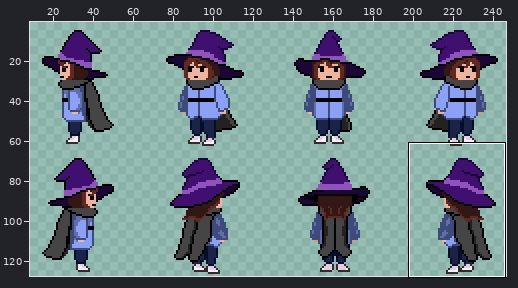
Sprite sheet: Mechanical Magic/Assets/Sprites/alexisSheet.png. Above: a wide view before the commit, with the close-up outlined.
Close-up. As it was:
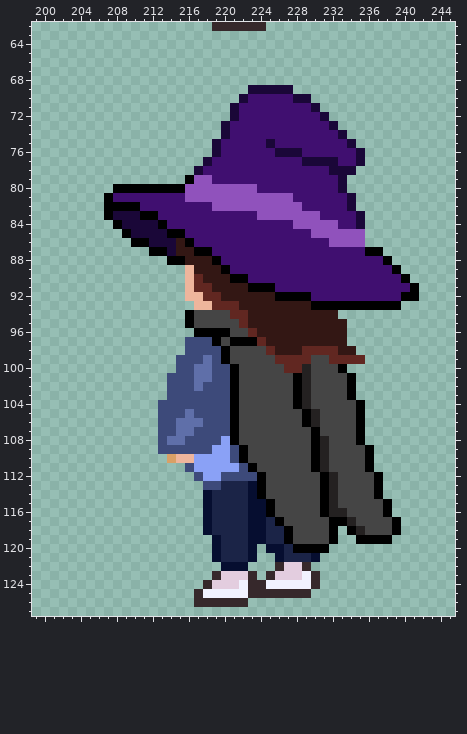
The file is 256x128 pixels. Shown: x 199..245, y 62..127. The wide view leaves out empty margins. The commit also changed other parts of the picture, which this record leaves out.
After the commit:
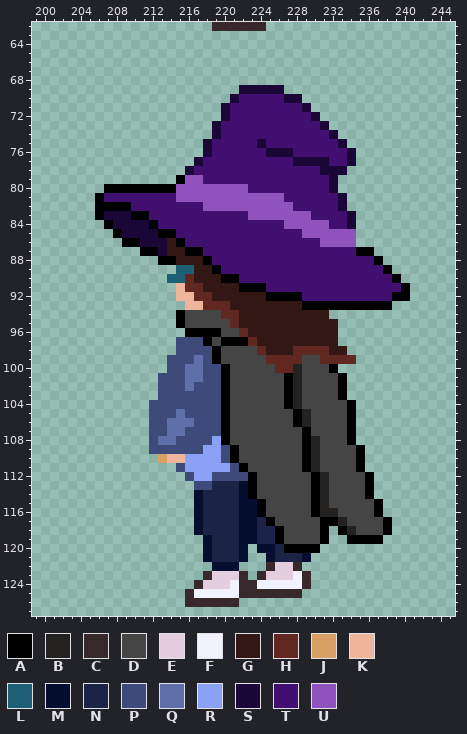
Palette (. is transparent): A #000000  B #242121  C #36282b  D #454545  E #e3cddf  F #f1f2ff  G #331714  H #612721  J #d9a066  K #eeb59c  L #1d5f75  M #060e30  N #1b2447  P #3d4a7a  Q #5f6fa9  R #8aa1f6  S #1a0738  T #400f70  U #9052bc
Difference:
y 69: x 222 . -> S; x 227 S -> .
y 70: x 221..222 .S -> ST; x 227 T -> S; x 229 S -> .
y 71: x 220..221 .S -> ST; x 229..230 TS -> S.
y 72: x 220..221 .S -> ST; x 230..231 TS -> S.
y 73: x 219..220 .S -> ST; x 231..232 TS -> S.
y 74: x 219..220 .S -> ST; x 232..233 TS -> S.
y 75: x 218..219 .S -> ST; x 224..225 TS -> ST; x 233..234 TS -> S.
y 76: x 218..219 .S -> ST; x 225 T -> S; x 228 S -> T; x 234..235 TS -> S.
y 77: x 217..218 .S -> ST; x 228 T -> S; x 232 S -> T; x 234..235 TS -> S.
y 78: x 216..217 .S -> ST; x 231 T -> S; x 234 S -> .
y 79: x 215..216 .A -> AU; x 218 U -> T; x 232..233 TS -> S.
y 80: x 207 . -> A; x 215 A -> U; x 223 U -> T; x 232..233 TS -> S.
y 81: x 206..207 .A -> AT; x 215 T -> U; x 227 U -> T; x 233..234 TS -> S.
y 82: x 206 . -> A; x 210 A -> T; x 218 T -> U; x 228 U -> T; x 233..234 TS -> S.
y 83: x 206..207 .A -> AS; x 210 S -> A; x 212 A -> T; x 223 T -> U; x 230 U -> T; x 234..235 TS -> S.
y 84: x 207..208 .A -> AS; x 212..213 SA -> AT; x 227 T -> U; x 232 U -> T; x 234..235 TS -> S.
y 85: x 208..209 .A -> AS; x 213 S -> A; x 215 A -> T; x 229 T -> U; x 235 U -> .
y 86: x 209 . -> A; x 211 A -> S; x 214..216 SGA -> GAT; x 231 T -> U; x 235 U -> .
y 87: x 211 . -> A; x 213..214 AS -> SG; x 216 G -> A; x 218 A -> T; x 235 T -> A; x 237 A -> .
y 88: x 213 . -> A; x 215 A -> G; x 218..219 GA -> AT; x 237..238 TA -> A.
y 89: x 215..216 .K -> LL; x 219..220 GA -> AT; x 238..239 TA -> A.
y 90: x 214..217 ..KH -> LLHG; x 220 G -> A; x 222 A -> T; x 239..240 TA -> A.
y 91: x 215..216 .K -> KH; x 218 H -> G; x 222 G -> A; x 225 A -> T; x 240..241 TA -> A.
y 92: x 215 . -> K; x 217 K -> H; x 219 H -> G; x 225 G -> A; x 229 A -> T; x 239 T -> A; x 241 A -> .
y 93: x 216 . -> K; x 218 K -> H; x 221 H -> G; x 229 G -> A; x 239 A -> .
y 94: x 215..216 .A -> AD; x 220 D -> H; x 222 H -> G; x 232 G -> .
y 95: x 215..216 .A -> AD; x 221..222 DH -> HG; x 233 G -> .
y 96: x 216 . -> A; x 220 A -> D; x 222..223 DH -> HG; x 233 G -> .
y 97: x 215 . -> P; x 218..220 PAD -> ADA; x 223..224 AH -> HG; x 233 G -> .
y 98: x 215 . -> P; x 219..220 PA -> AD; x 224..225 DH -> HG; x 228 G -> H; x 232 H -> G; x 234 G -> .
y 99: x 214 . -> P; x 217..220 PQPA -> QPAD; x 225 D -> H; x 229 H -> D; x 231 D -> H; x 235 H -> .
y 100: x 214 . -> P; x 216 P -> Q; x 218 Q -> P; x 220..221 PA -> AD; x 226 D -> H; x 228..229 HB -> BD; x 232..233 DA -> A.
y 101: x 213 . -> P; x 216 P -> Q; x 218 Q -> P; x 220..221 PA -> AD; x 227..229 DAB -> ABD; x 233..234 DA -> A.
y 102: x 213 . -> P; x 216..217 PQ -> QP; x 220..221 PA -> AD; x 227..229 DAB -> ABD; x 233..234 DA -> A.
y 103: x 213 . -> P; x 220..221 PA -> AD; x 227..229 DAB -> ABD; x 233..234 DA -> A.
y 104: x 212 . -> P; x 220..221 PA -> AD; x 227..229 DAB -> ABD; x 234..235 DA -> A.
y 105: x 212 . -> P; x 215..216 PQ -> QP; x 220..221 PA -> AD; x 228..230 DAB -> ABD; x 234..235 DA -> A.
y 106: x 212 . -> P; x 214 P -> Q; x 217 Q -> P; x 220..221 PA -> AD; x 228..230 DAB -> ABD; x 234..235 DA -> A.
y 107: x 212 . -> P; x 214 P -> Q; x 216 Q -> P; x 220..221 PA -> AD; x 229..230 DA -> AD; x 234..235 DA -> A.
y 108: x 212..213 .P -> PQ; x 215 Q -> P; x 219..221 PRA -> RAD; x 229..231 DAB -> ABD; x 234..235 DA -> A.
y 109: x 212 . -> P; x 218 P -> R; x 220..222 RPA -> PAD; x 229..231 DAB -> ABD; x 235..236 DA -> A.
y 110: x 213..214 .J -> JK; x 216 K -> R; x 220..222 RPA -> PAD; x 229..231 DAB -> ABD; x 235..236 DA -> A.
y 111: x 215..216 .P -> PR; x 221..223 RPA -> PAD; x 229..231 DAB -> ABD; x 235..236 DA -> A.
y 112: x 216..217 .P -> PR; x 219 R -> P; x 223..224 PA -> AD; x 230..232 DAB -> ABD; x 236..237 DA -> A.
y 113: x 217 . -> P; x 219 P -> N; x 222..224 NMA -> MAD; x 230..232 DAB -> ABD; x 236..237 DA -> A.
y 114: x 217..218 .M -> MN; x 222..224 NMA -> MAD; x 230..232 DAB -> ABD; x 236..237 DA -> A.
y 115: x 217..218 .M -> MN; x 222 N -> M; x 224..225 MA -> AD; x 230..232 DAB -> ABD; x 237..238 DA -> A.
y 116: x 217..218 .M -> MN; x 222 N -> M; x 224..225 MA -> AD; x 230..231 DA -> AB; x 233 B -> D; x 237..238 DA -> A.
y 117: x 217..218 .M -> MN; x 222 N -> M; x 224..226 MNA -> NAD; x 231 D -> A; x 233..234 AB -> BD; x 238..239 DA -> A.
y 118: x 217..218 .M -> MN; x 222 N -> M; x 224 M -> N; x 226..227 NA -> AD; x 231..235 DA.AB -> A.ABD; x 238..239 DA -> A.
y 119: x 218..219 .M -> MN; x 222 N -> M; x 224 M -> N; x 226..227 NA -> AD; x 231..232 DA -> A.; x 234 . -> A; x 238 A -> .
y 120: x 218..219 .M -> MN; x 222..224 NM. -> M.M; x 226..227 MN -> NA; x 231 A -> .
y 121: x 218..219 .M -> MN; x 222..223 NM -> M.; x 225..226 .M -> MN; x 229..230 NM -> M.
y 122: x 219 . -> M; x 222 M -> .; x 225..226 .C -> CE; x 228..229 EC -> C.
y 123: x 218..219 .C -> CE; x 222..225 EC.C -> C.CE; x 228..230 EFC -> FC.
y 124: x 217..218 .C -> CE; x 221..222 EF -> FC; x 224 C -> F; x 229..230 FC -> C.
y 125: x 216..217 .C -> CF; x 222 F -> C; x 229 C -> .
y 126: x 216 . -> C; x 222 C -> .
